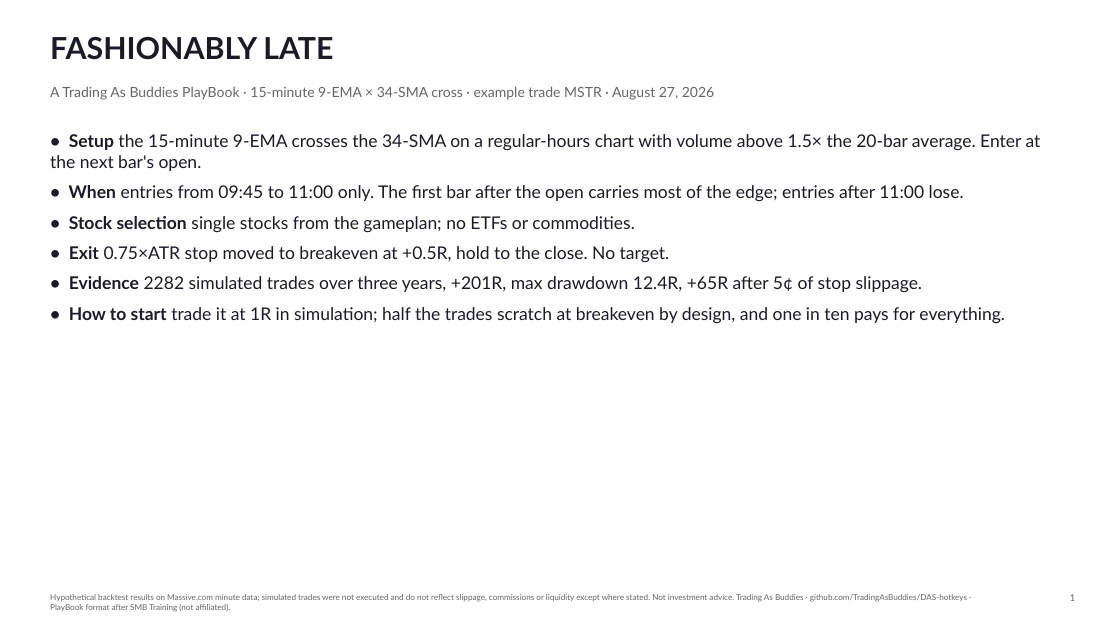
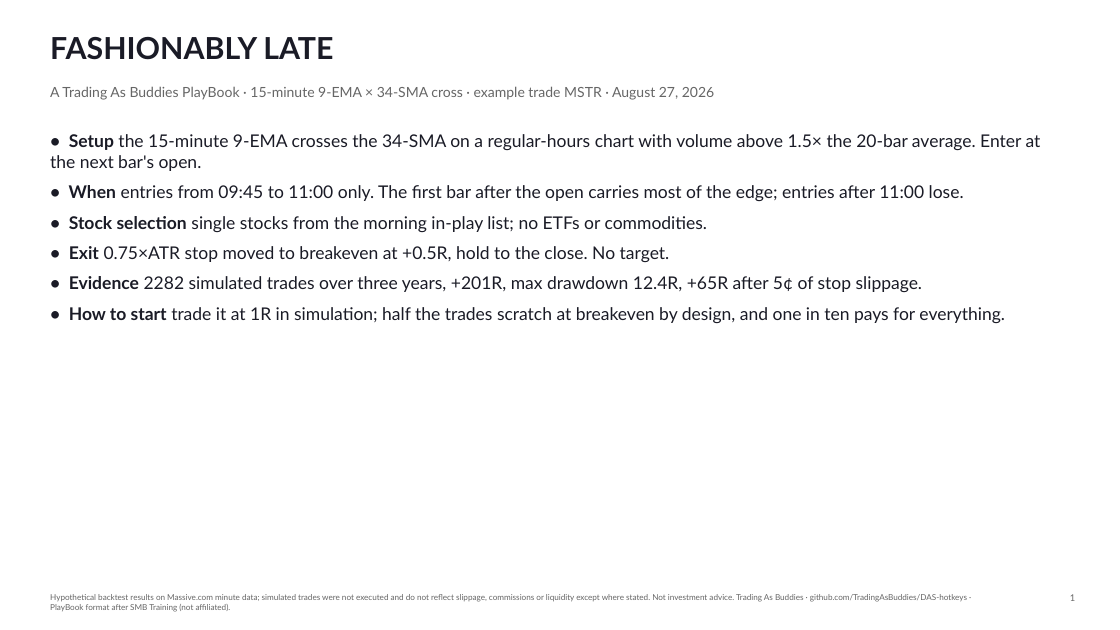
Before and after one commit to TradingAsBuddies/DAS-hotkeys, a slide deck: slide 1 of docs/playbook/PlayBook-Fashionably-Late.pptx. Drawn at 1120x630 pixels with LibreOffice and Linux fonts; fonts in the diff are those of the drawing. Boxes give left, top, right and bottom in pixels: in the first picture for what was removed or moved away, otherwise in the second. Text is boxed around its words. In the diff, an @@ line names an element or a change of style, - is before the commit and + after.

```diff
--- a/docs/playbook/PlayBook-Fashionably-Late.pptx
+++ b/docs/playbook/PlayBook-Fashionably-Late.pptx
@@ text at [69,216,708,232]: text changed @@
-• Stock selection single stocks from the gameplan; no ETFs or commodities.
+• Stock selection single stocks from the morning in-play list; no ETFs or commodities.
```
Also in this commit, not shown: 1 other slide changed, 2 other files.
